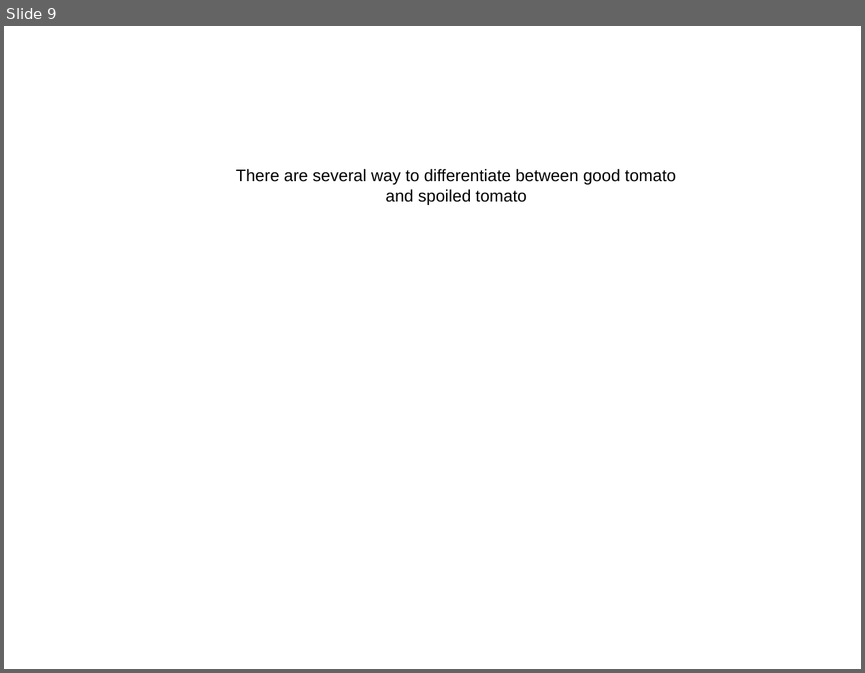
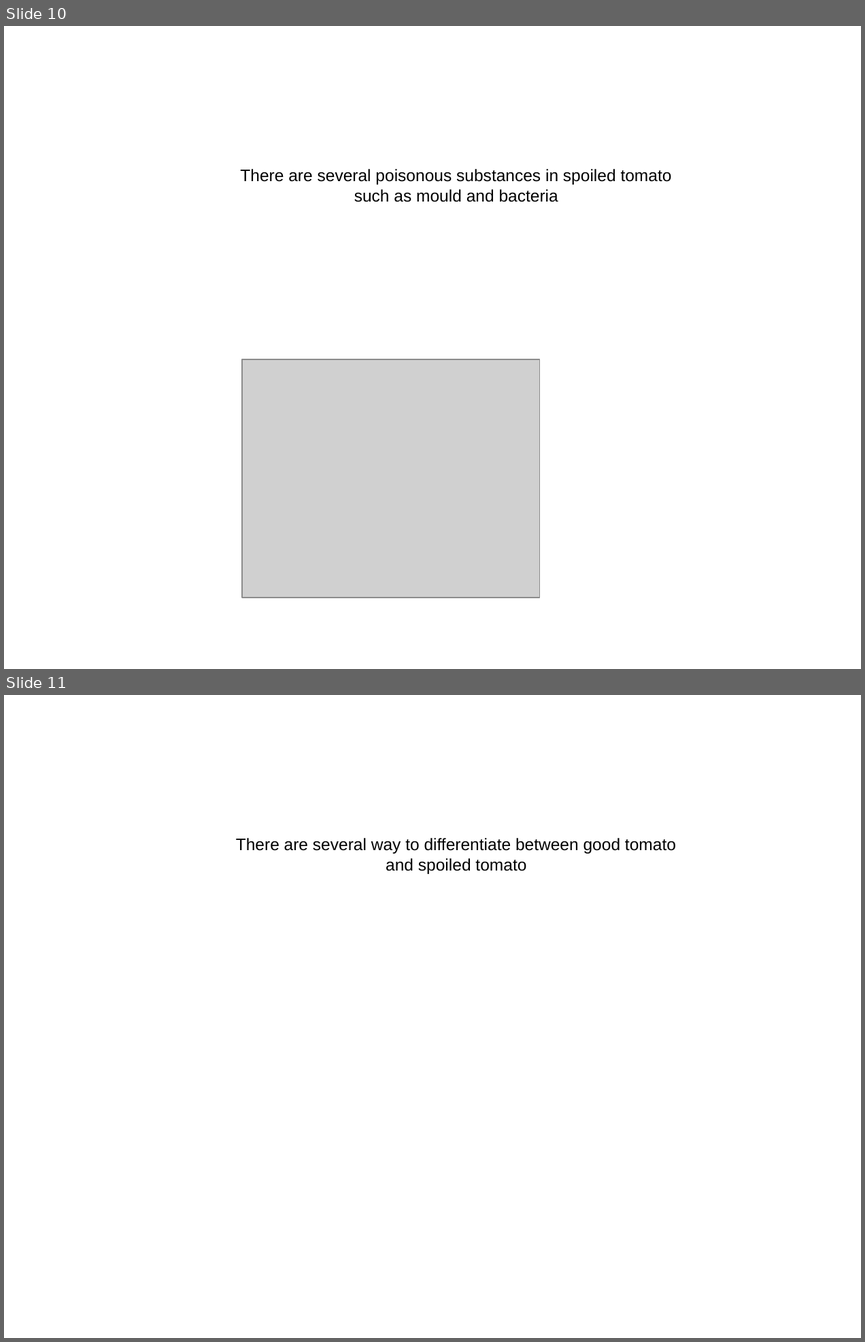
Before and after one commit to PikKACHUU/AutoGenerateArgumentation, a slide deck: slideshow.pptx. Shown one above the other, each under a label of ours: slide 9 before the commit, slides 10 and 11 after it. The pictures are 865x673 and 865x1342 pixels, drawn with LibreOffice and Linux fonts; fonts in the diff are those of the drawing; grey boxes stand for pictures. Boxes give left, top, right and bottom in pixels: in the first picture for what was removed or moved away, otherwise in the second. Text is boxed around its words. In the diff, an @@ line names an element or a change of style, - is before the commit and + after.

```diff
--- a/slideshow.pptx
+++ b/slideshow.pptx
@@ slide 10 added at (4, 26, 861, 669), background #FFFFFF @@
@@ text added at (240, 169, 672, 202), 14 pt, text #000000 @@
+There are several poisonous substances in spoiled tomato such as mould and bacteria
@@ picture added at (242, 359, 540, 597) @@
@@ what was slide 9 is now slide 11 @@
```
Also in this commit, not shown: 1 slide changed, 7 other slides added, 6 slides removed, 7 other files.
